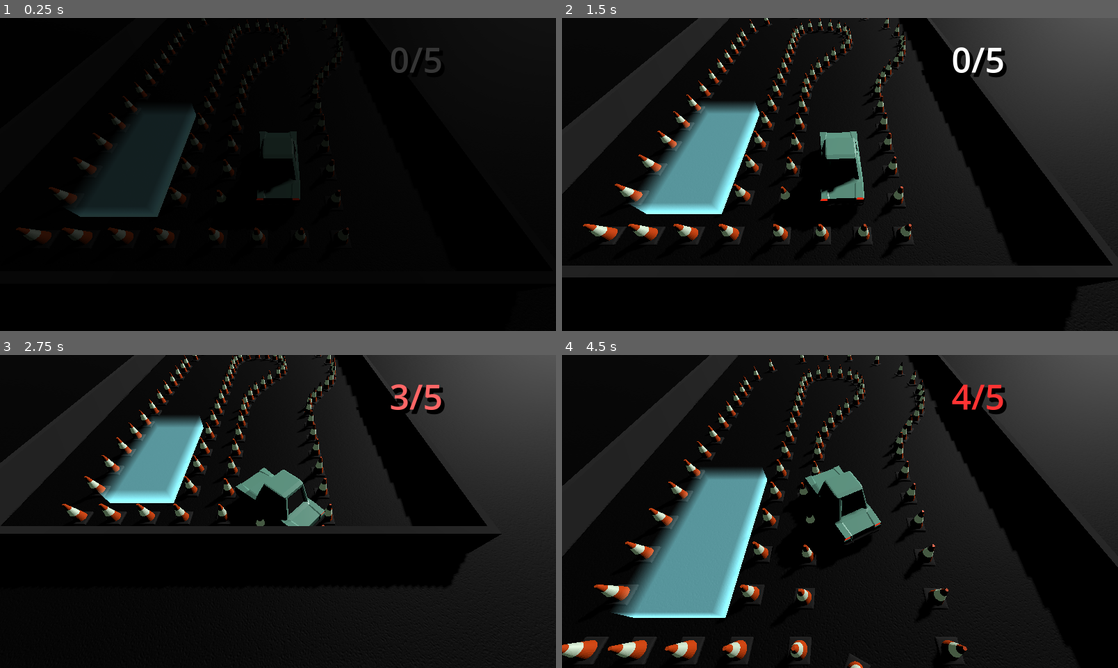
Above: before the commit, frames 1-4 (two rows, left to right).
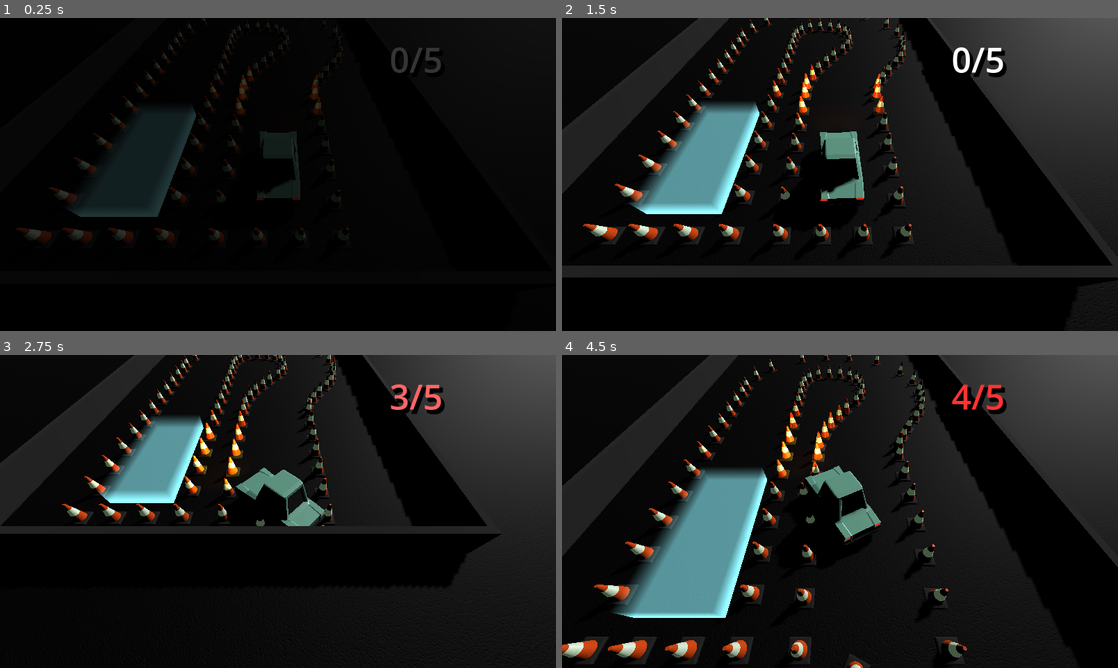
Above: after the commit, the same moments.

Repository: TomMurray/ValetV2
Game: Godot game, scene res://scenes/levels/test.tscn
Two runs of this game, one before a commit and one after it. Both use one fixed random seed, a clock stepped at 60 frames per second and the inputs below.
Inputs:
- Up to frame 1 (0.25 s): no input
- Up to frame 2 (1.5 s): hold Right (steer_right) 0.53-1.28 s; tap Enter at 1.25 s; hold Down (brake_reverse) from 1.28 s (still down)
- Up to frame 3 (2.75 s): release Down (brake_reverse) at 2.03 s; hold Right (steer_right) from 2.03 s (still down)
- Up to frame 4 (4.5 s): release Right (steer_right) at 2.78 s; hold Up (accelerate) 2.78-3.53 s; hold Left (steer_left) from 3.53 s (still down)

The runs differ from the first frame. In frame 1, 0.2% of the frame differs, in the area x 37-58%, y 15-31%; in frame 2, 0.4%; in frame 3, 0.7%, in the area x 15-45%, y 14-45%; in frame 4, 0.7%.

Commit message:
Saving random changes

Diff:
--- a/scenes/levels/level1.tscn
+++ b/scenes/levels/level1.tscn
@@ -1,23 +1,48 @@
-[gd_scene load_steps=4 format=3 uid="uid://c1ss72v31rhec"]
+[gd_scene load_steps=8 format=3 uid="uid://c1ss72v31rhec"]
 
 [ext_resource type="Material" uid="uid://dewqjyhx6l3lt" path="res://assets/textures/tarmac.tres" id="1_2j7rx"]
+[ext_resource type="PackedScene" uid="uid://ba6xyqiidsic4" path="res://scenes/picocar.tscn" id="1_efre1"]
 [ext_resource type="Script" path="res://scripts/props/lookat_camera.gd" id="1_fev4h"]
+[ext_resource type="Script" path="res://scripts/follow.gd" id="1_tdgni"]
 
 [sub_resource type="BoxMesh" id="BoxMesh_65fdj"]
 material = ExtResource("1_2j7rx")
-size = Vector3(50, 1, 50)
+size = Vector3(15, 1, 25)
 subdivide_width = 128
 subdivide_height = 128
 
+[sub_resource type="StandardMaterial3D" id="StandardMaterial3D_vhv4j"]
+albedo_color = Color(0, 0, 0, 1)
+
+[sub_resource type="PlaneMesh" id="PlaneMesh_2fxmj"]
+material = SubResource("StandardMaterial3D_vhv4j")
+size = Vector2(200, 200)
+
 [node name="Node3D" type="Node3D"]
+
+[node name="Node3D" type="Node3D" parent="." node_paths=PackedStringArray("target")]
+transform = Transform3D(1, 0, 0, 0, 1, 0, 0, 0, 1, 0, 0.5, 0)
+script = ExtResource("1_tdgni")
+target = NodePath("../picocar")
+
+[node name="Camera3D" type="Camera3D" parent="Node3D" node_paths=PackedStringArray("target")]
+transform = Transform3D(-1, 5.85065e-08, -6.49595e-08, 0, 0.74305, 0.669236, 8.74228e-08, 0.669236, -0.74305, 0, 3.31123, -3.67644)
+script = ExtResource("1_fev4h")
+target = NodePath("../../picocar")
+
+[node name="picocar" parent="." instance=ExtResource("1_efre1")]
+transform = Transform3D(1, 0, 0, 0, 1, 0, 0, 0, 1, 0, 0.5, 0)
+colour = Color(1, 0.368627, 0.12549, 1)
 
 [node name="MeshInstance3D" type="MeshInstance3D" parent="."]
 mesh = SubResource("BoxMesh_65fdj")
 
-[node name="Camera3D" type="Camera3D" parent="." node_paths=PackedStringArray("target")]
-transform = Transform3D(-0.530063, -0.344097, 0.775004, 0, 0.913964, 0.405794, -0.847958, 0.215096, -0.484458, 17.1301, 8.96937, -10.7081)
-script = ExtResource("1_fev4h")
-target = NodePath("../MeshInstance3D")
+[node name="ground" type="MeshInstance3D" parent="."]
+mesh = SubResource("PlaneMesh_2fxmj")
 
 [node name="DirectionalLight3D" type="DirectionalLight3D" parent="."]
-transform = Transform3D(0.5, 0.224144, -0.836516, 0, 0.965926, 0.258819, 0.866025, -0.12941, 0.482963, -4.11908, 4.13598, 2.47653)
+transform = Transform3D(0.707107, 0.5, -0.5, 0, 0.707107, 0.707107, 0.707107, -0.5, 0.5, -7, 6.85145, 6.04361)
+light_indirect_energy = 2.388
+light_angular_distance = 22.5
+
+[node name="WorldEnvironment" type="WorldEnvironment" parent="."]
--- a/scenes/picocar.tscn
+++ b/scenes/picocar.tscn
@@ -23,4 +23,20 @@
 [node name="ParkableComponent" type="Node3D" parent="." index="6"]
 script = ExtResource("3_0nb6r")
 
+[node name="headlight_l" type="SpotLight3D" parent="." index="7"]
+transform = Transform3D(-1, 0, 8.9407e-08, 0, 1, 0, -8.9407e-08, 0, -1, 0.456, 0.64, 1.178)
+light_color = Color(0.913725, 0.713726, 0.266667, 1)
+light_energy = 5.0
+light_volumetric_fog_energy = 2.0
+shadow_enabled = true
+distance_fade_enabled = true
+
+[node name="headlight_l2" type="SpotLight3D" parent="." index="8"]
+transform = Transform3D(-1, 0, 8.9407e-08, 0, 1, 0, -8.9407e-08, 0, -1, -0.456, 0.64, 1.178)
+light_color = Color(0.913725, 0.713726, 0.266667, 1)
+light_energy = 5.0
+light_volumetric_fog_energy = 2.0
+shadow_enabled = true
+distance_fade_enabled = true
+
 [connection signal="parked_status_changed" from="." to="ParkableComponent" method="set_is_parked"]
--- a/shaders/tarmac.tres
+++ b/shaders/tarmac.tres
@@ -33,7 +33,7 @@
 
 [resource]
 code = "shader_type spatial;
-render_mode blend_mix, depth_draw_opaque, cull_back, diffuse_toon, specular_schlick_ggx;
+render_mode blend_mix, depth_draw_opaque, cull_back, diffuse_lambert, specular_schlick_ggx;
 
 uniform vec2 uv_scale = vec2(1.000000, 1.000000);
 uniform sampler2D tex_frg_3 : hint_normal;
@@ -78,8 +78,7 @@
 
 }
 "
-graph_offset = Vector2(-915.913, 351.86)
-modes/diffuse = 3
+graph_offset = Vector2(29.2, 7)
 nodes/fragment/2/node = SubResource("VisualShaderNodeColorConstant_cplb4")
 nodes/fragment/2/position = Vector2(-520, 0)
 nodes/fragment/3/node = SubResource("VisualShaderNodeTexture_xdd8y")
